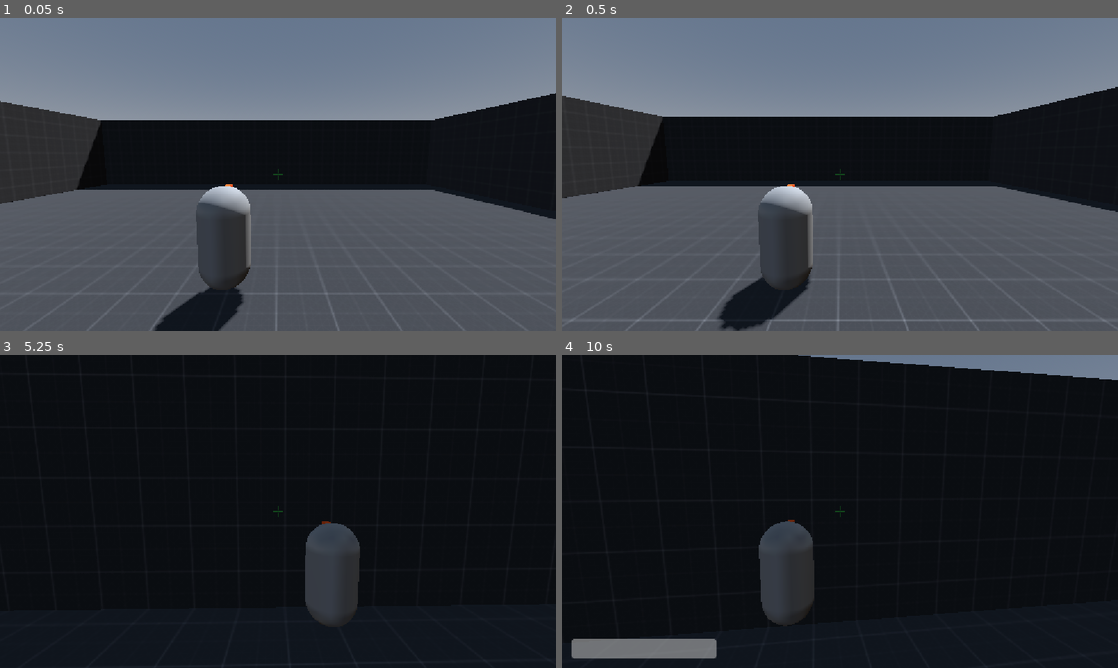
Above: before the commit, frames 1-4 (two rows, left to right).
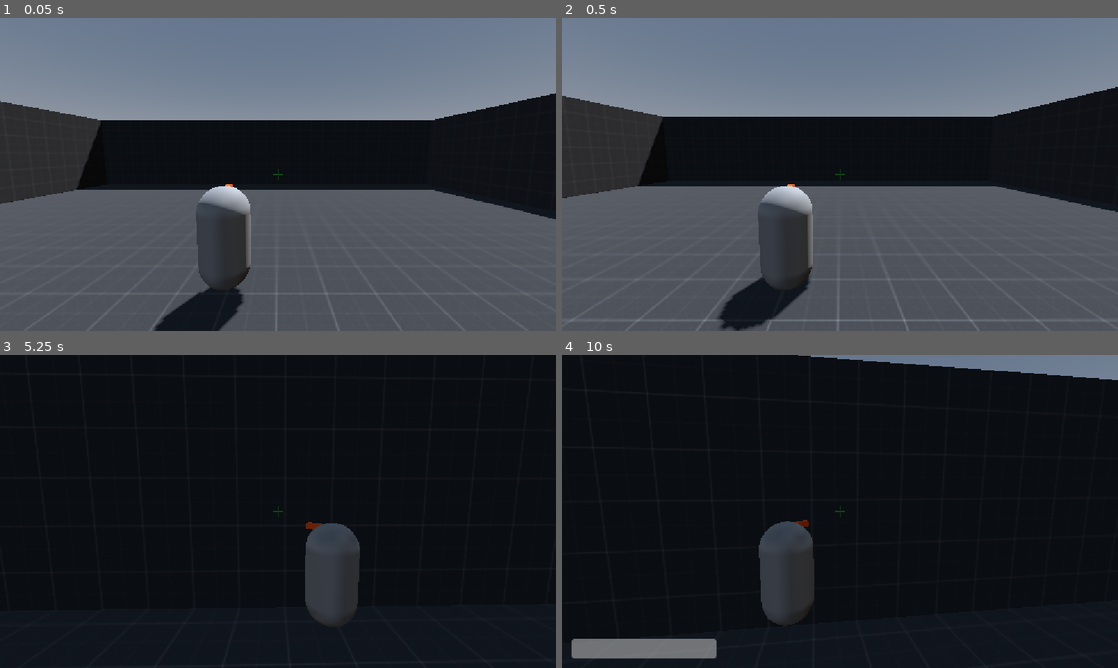
Above: after the commit, the same moments.

Repository: alavanzasp-code/IJStudio
Game: Godot game, scene res://Test Area (World)/test_area.tscn
Two runs of this game, one before a commit and one after it. Both use one fixed random seed, a clock stepped at 60 frames per second and the inputs below.
Inputs (mouse positions are in pixels of both pictures, inside the frame that each line leads up to):
- Up to frame 1 (0.05 s): no input
- Up to frame 2 (0.5 s): no input
- Up to frame 3 (5.25 s): tap Enter at 0.5 s; move the mouse to (305, 511) at 0.52 s; hold W (up) from 0.53 s (still down); tap F (grapple) at 0.6, 1.35, 2.3, 3.05, 3.8, 4.35, 5.1 s; click (305, 511) at 0.67 s; tap Space (jump) at 0.77, 1.52, 3.02, 3.77, 4.52 s; move the mouse to (250, 511) at 1.27 s; move the mouse to (289, 505) at 2.02 s; tap Ctrl (slide) at 2.1 s; move the mouse to (272, 517) at 2.77 s; tap Shift (sprint) at 2.85 s; click (272, 517) at 2.92 s; move the mouse to (316, 514) at 3.52 s; hold C (switch-view) 3.53-4.28 s; move the mouse to (233, 508) at 4.27 s; move the mouse to (283, 511) at 5.02 s; click (283, 511) at 5.17 s
- Up to frame 4 (10 s): move the mouse to (817, 505) at 5.77 s; release W (up) at 5.78 s; hold D (right) 5.78-6.53 s; tap Ctrl (slide) at 5.85, 9.6 s; tap Space (jump) at 6.02, 6.77, 7.52, 8.75, 9.02, 9.77 s; tap F (grapple) at 6.05, 6.8, 7.55, 8.1, 8.85, 9.8 s; move the mouse to (867, 511) at 6.52 s; hold Shift (sprint) 6.53-7.28 s; hold W (up) 6.53-8.78 s; move the mouse to (812, 511) at 7.27 s; tap C (switch-view) at 7.35 s; click (812, 511) at 7.42 s; move the mouse to (851, 505) at 8.02 s; move the mouse to (834, 517) at 8.77 s; hold A (left) 8.78-9.53 s; move the mouse to (878, 514) at 9.52 s; hold W (up) from 9.53 s (still down); click (878, 514) at 9.67 s

Frames 1-2 are identical in both runs. In frame 3, less than 0.1% of the frame differs, in the area x 55-65%, y 53-66%; in frame 4, less than 0.1%.

Commit message:
fixed grappling player to face direction

Diff:
--- a/Character (Player Test Sub)/player_(test).gd
+++ b/Character (Player Test Sub)/player_(test).gd
@@ -208,6 +208,15 @@
 	var pull_dir := (grapple_target - pull_point).normalized()
 	velocity += pull_dir * grapple_accel * delta
 
+	# Face toward the anchor while pulling
+	var flat_pull := Vector3(pull_dir.x, 0, pull_dir.z)
+	if flat_pull.length_squared() > 0.001:
+		rotation.y = lerp_angle(
+			rotation.y,
+			atan2(-flat_pull.x, -flat_pull.z),
+			clampf(facing_turn_speed * delta, 0.0, 1.0),
+		)
+
 	# Approaching shake — stronger when fast, fades as we get closer
 	var dist := pull_point.distance_to(grapple_target)
 	var speed := velocity.length()
